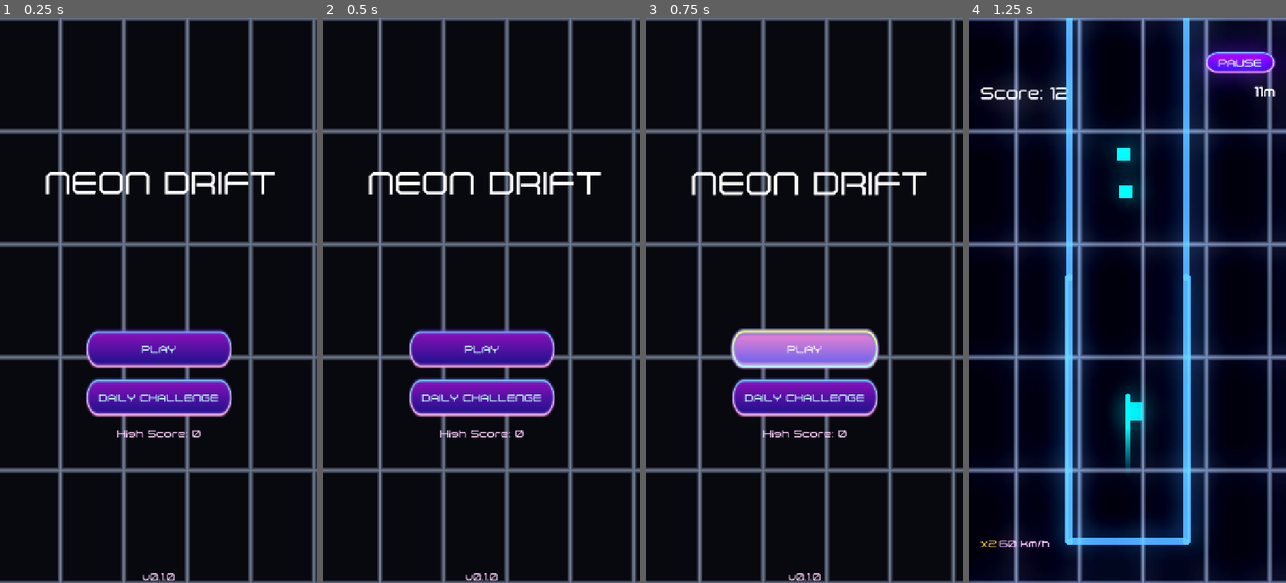
Above: before the commit, frames 1-4 (left to right).
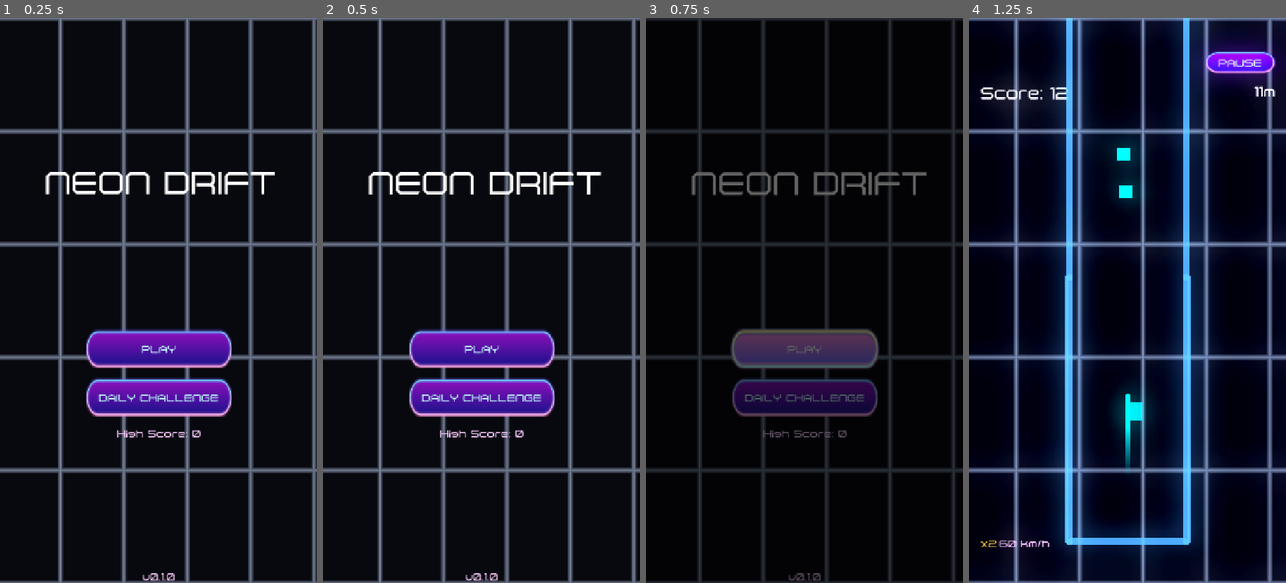
Above: after the commit, the same moments.

Repository: topher235/neon-drifter
Game: Godot game, scene res://scenes/main/main.tscn
Same seed, same stepped clock (60 frames per second), same inputs: the game is played once before the commit and once after it.
Inputs:
- Up to frame 1 (0.25 s): no input
- Up to frame 2 (0.5 s): no input
- Up to frame 3 (0.75 s): click "PLAY" at 0.5 s
- Up to frame 4 (1.25 s): no input

Frames 1-2 are identical in both runs. In frame 3, 20% of the frame differs, in the area x 0-100%, y 0-100%; in frame 4, nothing differs.

Commit message:
Added a good-enough sandbox for testing collectibles and obstacles

Diff:
--- a/autoload/scene_manager.gd
+++ b/autoload/scene_manager.gd
@@ -45,7 +45,7 @@
 	transition_overlay.z_index = 1000  # Ensure it's on top
 
 	# Add to the scene tree (as a child of root, not current scene)
-	get_tree().root.add_child(transition_overlay)
+	get_tree().root.add_child.call_deferred(transition_overlay)
 
 func change_scene(scene_path: String, fade_out: bool = true, fade_in: bool = true) -> void:
 	"""
--- a/project.godot
+++ b/project.godot
@@ -27,7 +27,6 @@
 
 window/size/viewport_width=720
 window/size/viewport_height=1280
-window/size/mode=3
 window/size/resizable=false
 window/size/window_width_override=720
 window/size/window_height_override=1280
--- /dev/null
+++ b/scenes/game/sandbox.gd
@@ -0,0 +1,175 @@
+extends Node2D
+
+@onready var player: PlayerLine = $Player
+@onready var sandbox_ui: SandboxUi = $UI/SandboxUI
+
+# Prefabs for spawning
+var pillar_scene := preload("res://scenes/obstacles/pillar.tscn")
+var orb_scene := preload("res://scenes/collectibles/orb.tscn")
+
+# Spawn container
+var spawn_container: Node2D
+
+# Input mode
+var current_input_mode: String = "spawn"  # "spawn" or "move"
+
+func _ready() -> void:
+    # Create a container for spawned objects
+    spawn_container = Node2D.new()
+    spawn_container.name = "SpawnedObjects"
+    add_child(spawn_container)
+
+    # Move it before player in tree so objects render behind player
+    move_child(spawn_container, get_child_count() - 2)
+
+    # Start GameManager in playing state so player updates
+    GameManager.start_game()
+
+    # Initialize player for sandbox
+    if player:
+        # Ensure player is visible
+        player.visible = true
+        player.modulate = Color.WHITE
+
+        # Initialize player
+        player.is_alive = true
+        player.current_position = Vector2(0, -200)
+        player.target_position = Vector2(0, -200)
+        player.position = player.current_position
+
+        # Make sure trail is visible
+        if player.has_node("Line2D"):
+            player.get_node("Line2D").visible = true
+
+        # Enable camera
+        if player.has_node("Camera2D"):
+            var cam = player.get_node("Camera2D")
+            cam.enabled = true
+
+        print("Player initialized at: ", player.position)
+    else:
+        print("ERROR: Player not found!")
+
+    # Connect UI signals
+    if sandbox_ui:
+        sandbox_ui.spawn_pillar_requested.connect(_on_spawn_pillar)
+        sandbox_ui.spawn_orb_requested.connect(_on_spawn_orb)
+        sandbox_ui.clear_requested.connect(_on_clear_all)
+        sandbox_ui.input_mode_changed.connect(_on_input_mode_changed)
+    else:
+        print("ERROR: Sandbox UI not found!")
+
+    # Add a visual marker at origin for reference
+    _add_origin_marker()
+
+func _add_origin_marker() -> void:
+    # Create a visual marker at 0,0 to help with positioning
+    var marker = ColorRect.new()
+    marker.size = Vector2(20, 20)
+    marker.position = Vector2(-10, -10)
+    marker.color = Color.RED
+    var canvas = CanvasLayer.new()
+    canvas.layer = 10
+    add_child(canvas)
+
+    var marker_label = Label.new()
+    marker_label.text = "Origin (0,0)"
+    marker_label.position = Vector2(15, -10)
+
+    # Position based on camera
+    if player and player.has_node("Camera2D"):
+        var cam = player.get_node("Camera2D")
+        marker.position = Vector2(-10, -210)  # Near player start
+        marker_label.position = Vector2(15, -210)
+
+func _input(event: InputEvent) -> void:
+    # Only handle spawning if in spawn mode
+    if current_input_mode == "spawn":
+        player.is_alive = false
+        # Left click to spawn item at mouse position
+        if event is InputEventMouseButton:
+            if event.button_index == MOUSE_BUTTON_LEFT and event.pressed:
+                # Check if clicking on interactive UI (buttons, etc.)
+                var ui_clicked = _is_clicking_interactive_ui(event.position)
+
+                if not ui_clicked:
+                    # Convert screen position to world position via camera
+                    var camera = player.get_node("Camera2D") if player else null
+                    var world_pos: Vector2
+
+                    if camera:
+                        # Get camera's position and convert screen to world
+                        var viewport_size = get_viewport_rect().size
+                        var screen_pos = event.position
+                        var camera_pos = camera.get_screen_center_position()
+
+                        # Convert screen coordinates to world coordinates
+                        world_pos = camera_pos + (screen_pos - viewport_size / 2.0)
+                    else:
+                        # Fallback to global mouse position
+                        world_pos = get_global_mouse_position()
+
+                    print("Click at screen: ", event.position, " -> world: ", world_pos)
+                    _spawn_item_at_position(world_pos)
+                    get_viewport().set_input_as_handled()
+    # In move mode, let the player movement controller handle input
+    else:
+        player.is_alive = true
+
+func _is_clicking_interactive_ui(screen_pos: Vector2) -> bool:
+    # Check if the click is on interactive UI elements (buttons)
+    # We only want to block spawning if clicking on actual buttons, not just UI panels
+    if sandbox_ui:
+        # Check if clicking on the panel area
+        var panel = sandbox_ui.get_node_or_null("Panel")
+        if panel:
+            var panel_rect = panel.get_global_rect()
+            if panel_rect.has_point(screen_pos):
+                # Clicking on UI panel, block spawning
+                return true
+    return false
+
+func _spawn_item_at_position(world_pos: Vector2) -> void:
+    # Alternate between spawning pillars and orbs based on current mode
+    if sandbox_ui and sandbox_ui.current_spawn_mode == "pillar":
+        _create_pillar(world_pos)
+    elif sandbox_ui and sandbox_ui.current_spawn_mode == "orb":
+        _create_orb(world_pos)
+
+func _on_spawn_pillar(world_pos: Vector2) -> void:
+    _create_pillar(world_pos)
+
+func _on_spawn_orb(world_pos: Vector2) -> void:
+    _create_orb(world_pos)
+
+func _create_pillar(world_pos: Vector2) -> void:
+    var pillar = pillar_scene.instantiate()
+    spawn_container.add_child(pillar)
+    pillar.position = world_pos
+    pillar.visible = true
+    pillar.z_index = 10
+    print("Spawned pillar at: ", world_pos, " in container at: ", spawn_container.get_path())
+    print("  - Pillar global position: ", pillar.global_position)
+    print("  - Total objects: ", spawn_container.get_child_count())
+
+func _create_orb(world_pos: Vector2) -> void:
+    var orb = orb_scene.instantiate()
+    spawn_container.add_child(orb)
+    orb.position = world_pos
+    orb.visible = true
+    orb.z_index = 10
+    print("Spawned orb at: ", world_pos, " in container at: ", spawn_container.get_path())
+    print("  - Orb global position: ", orb.global_position)
+    print("  - Total objects: ", spawn_container.get_child_count())
+
+func _on_clear_all() -> void:
+    # Remove all spawned objects
+    for child in spawn_container.get_children():
+        child.queue_free()
+#    player.is_alive = true
+    GameManager.start_game()
+    print("Cleared all spawned objects")
+
+func _on_input_mode_changed(mode: String) -> void:
+    current_input_mode = mode
+    print("Input mode changed to: ", mode)
--- /dev/null
+++ b/scenes/game/sandbox.tscn
@@ -0,0 +1,40 @@
+[gd_scene load_steps=6 format=3 uid="uid://bjdlqgb1kbvo3"]
+
+[ext_resource type="Script" uid="uid://bs2gxekhp8viy" path="res://scenes/game/sandbox.gd" id="1_sandbox"]
+[ext_resource type="PackedScene" uid="uid://dcvhm68iau6s" path="res://scenes/ui/neon_grid_background.tscn" id="2_bg"]
+[ext_resource type="PackedScene" uid="uid://bdsbvjxj0643x" path="res://scenes/player/player_line.tscn" id="3_player"]
+[ext_resource type="PackedScene" uid="uid://bx5m8k3vq7n2p" path="res://scenes/ui/sandbox_ui.tscn" id="4_sandbox_ui"]
+
+[sub_resource type="Environment" id="Environment_sandbox"]
+background_mode = 3
+background_color = Color(0.01, 0.01, 0.02, 1)
+glow_enabled = true
+glow_intensity = 2.5
+glow_strength = 1.8
+glow_bloom = 0.4
+glow_blend_mode = 0
+fog_sun_scatter = 0.1
+fog_density = 0.0889
+fog_height = 87.58
+fog_height_density = 1.1579
+adjustment_enabled = true
+adjustment_brightness = 0.95
+adjustment_contrast = 1.15
+adjustment_saturation = 1.2
+
+[node name="Sandbox" type="Node2D"]
+script = ExtResource("1_sandbox")
+
+[node name="WorldEnvironment" type="WorldEnvironment" parent="."]
+environment = SubResource("Environment_sandbox")
+
+[node name="NeonGridBackground" parent="." instance=ExtResource("2_bg")]
+
+[node name="Player" parent="." instance=ExtResource("3_player")]
+unique_name_in_owner = true
+movement_mode = "FreeMovement"
+
+[node name="UI" type="CanvasLayer" parent="."]
+
+[node name="SandboxUI" parent="UI" instance=ExtResource("4_sandbox_ui")]
+z_index = 1
--- a/scenes/ui/neon_grid_background.tscn
+++ b/scenes/ui/neon_grid_background.tscn
@@ -19,6 +19,7 @@
 anchor_bottom = 1.0
 grow_horizontal = 2
 grow_vertical = 2
+mouse_filter = 2
 color = Color(0.0331036, 0.0331038, 0.0613967, 1)
 
 [node name="GridBackground" type="ColorRect" parent="."]
--- /dev/null
+++ b/scenes/ui/sandbox_ui.gd
@@ -0,0 +1,95 @@
+class_name SandboxUi extends Control
+
+signal spawn_pillar_requested(world_pos: Vector2)
+signal spawn_orb_requested(world_pos: Vector2)
+signal clear_requested
+signal input_mode_changed(mode: String)
+
+@onready var spawn_mode_label: Label = %SpawnModeLabel
+@onready var pillar_button: Button = %PillarButton
+@onready var orb_button: Button = %OrbButton
+@onready var clear_button: Button = %ClearButton
+@onready var input_mode_button: Button = %InputModeButton
+@onready var help_label: Label = %HelpLabel
+
+var current_spawn_mode: String = "pillar"
+var current_input_mode: String = "spawn"  # "spawn" or "move"
+var player: PlayerLine
+
+func _ready() -> void:
+	pillar_button.pressed.connect(_on_pillar_button_pressed)
+	orb_button.pressed.connect(_on_orb_button_pressed)
+	clear_button.pressed.connect(_on_clear_button_pressed)
+	input_mode_button.pressed.connect(_on_input_mode_button_pressed)
+
+	_update_spawn_mode_display()
+	_update_input_mode_display()
+
+func _unhandled_input(event: InputEvent) -> void:
+	# Space to toggle spawn mode
+	if event.is_action_pressed("ui_accept"):
+		_toggle_spawn_mode()
+		get_viewport().set_input_as_handled()
+
+	# Right click to spawn at mouse position
+	if event is InputEventMouseButton:
+		if event.button_index == MOUSE_BUTTON_RIGHT and event.pressed:
+			var mouse_pos = get_global_mouse_position()
+			_spawn_at_mouse_position(mouse_pos)
+
+func _toggle_spawn_mode() -> void:
+	if current_spawn_mode == "pillar":
+		current_spawn_mode = "orb"
+	else:
+		current_spawn_mode = "pillar"
+	_update_spawn_mode_display()
+
+func _update_spawn_mode_display() -> void:
+	spawn_mode_label.text = "Mode: " + current_spawn_mode.capitalize()
+
+	# Update button states
+	if current_spawn_mode == "pillar":
+		pillar_button.button_pressed = true
+		orb_button.button_pressed = false
+	else:
+		pillar_button.button_pressed = false
+		orb_button.button_pressed = true
+
+func _on_pillar_button_pressed() -> void:
+	current_spawn_mode = "pillar"
+	_update_spawn_mode_display()
+
+func _on_orb_button_pressed() -> void:
+	current_spawn_mode = "orb"
+	_update_spawn_mode_display()
+
+func _on_clear_button_pressed() -> void:
+	clear_requested.emit()
+
+func _on_input_mode_button_pressed() -> void:
+	# Toggle between spawn and move modes
+	if current_input_mode == "spawn":
+		current_input_mode = "move"
+	else:
+		current_input_mode = "spawn"
+	_update_input_mode_display()
+	input_mode_changed.emit(current_input_mode)
+
+func _update_input_mode_display() -> void:
+	if current_input_mode == "spawn":
+		input_mode_button.text = "Mode: SPAWN"
+		help_label.text = "Left-click to spawn\nSpace to toggle mode\n(or use buttons)"
+	else:
+		input_mode_button.text = "Mode: MOVE"
+		help_label.text = "Touch to move player\nSpace toggles spawn/move"
+
+func _spawn_at_mouse_position(screen_pos: Vector2) -> void:
+	# Convert screen position to world position
+	var camera = get_viewport().get_camera_2d()
+	if camera:
+		var world_pos = camera.get_screen_center_position() + (screen_pos - get_viewport_rect().size / 2)
+
+		if current_spawn_mode == "pillar":
+			spawn_pillar_requested.emit(world_pos)
+		else:
+			spawn_orb_requested.emit(world_pos)
--- /dev/null
+++ b/scenes/ui/sandbox_ui.tscn
@@ -0,0 +1,80 @@
+[gd_scene load_steps=2 format=3 uid="uid://bx5m8k3vq7n2p"]
+
+[ext_resource type="Script" path="res://scenes/ui/sandbox_ui.gd" id="1_sandbox_ui"]
+
+[node name="SandboxUI" type="Control"]
+layout_mode = 3
+anchors_preset = 15
+anchor_right = 1.0
+anchor_bottom = 1.0
+grow_horizontal = 2
+grow_vertical = 2
+mouse_filter = 2
+script = ExtResource("1_sandbox_ui")
+
+[node name="Panel" type="PanelContainer" parent="."]
+layout_mode = 1
+anchors_preset = 1
+anchor_left = 1.0
+anchor_right = 1.0
+offset_left = -250.0
+offset_top = 20.0
+offset_right = -20.0
+offset_bottom = 300.0
+grow_horizontal = 0
+
+[node name="VBoxContainer" type="VBoxContainer" parent="Panel"]
+layout_mode = 2
+theme_override_constants/separation = 15
+
+[node name="TitleLabel" type="Label" parent="Panel/VBoxContainer"]
+layout_mode = 2
+text = "SANDBOX MODE"
+horizontal_alignment = 1
+
+[node name="HSeparator" type="HSeparator" parent="Panel/VBoxContainer"]
+layout_mode = 2
+
+[node name="SpawnModeLabel" type="Label" parent="Panel/VBoxContainer"]
+unique_name_in_owner = true
+layout_mode = 2
+text = "Mode: Pillar"
+horizontal_alignment = 1
+
+[node name="ButtonContainer" type="VBoxContainer" parent="Panel/VBoxContainer"]
+layout_mode = 2
+theme_override_constants/separation = 10
+
+[node name="PillarButton" type="Button" parent="Panel/VBoxContainer/ButtonContainer"]
+unique_name_in_owner = true
+layout_mode = 2
+toggle_mode = true
+button_pressed = true
+text = "Pillar Mode"
+
+[node name="OrbButton" type="Button" parent="Panel/VBoxContainer/ButtonContainer"]
+unique_name_in_owner = true
+layout_mode = 2
+toggle_mode = true
+text = "Orb Mode"
+
+[node name="HSeparator2" type="HSeparator" parent="Panel/VBoxContainer"]
+layout_mode = 2
+
+[node name="InputModeButton" type="Button" parent="Panel/VBoxContainer"]
+unique_name_in_owner = true
+layout_mode = 2
+text = "Mode: SPAWN"
+
+[node name="ClearButton" type="Button" parent="Panel/VBoxContainer"]
+unique_name_in_owner = true
+layout_mode = 2
+text = "Clear All"
+
+[node name="HelpLabel" type="Label" parent="Panel/VBoxContainer"]
+unique_name_in_owner = true
+layout_mode = 2
+text = "Left-click to spawn
+Space to toggle mode
+(or use buttons)"
+horizontal_alignment = 1
Not shown: 1 places in scenes/game/game.tscn that only renumber resources
Not shown, added: scenes/game/sandbox.gd.uid
Not shown: 1 places in scenes/ui/main_menu.tscn that only renumber resources
Not shown: 1 places in scenes/ui/neon_grid_background.tscn that only renumber resources
Not shown, added: scenes/ui/sandbox_ui.gd.uid
Not shown, changed: tasks.md
